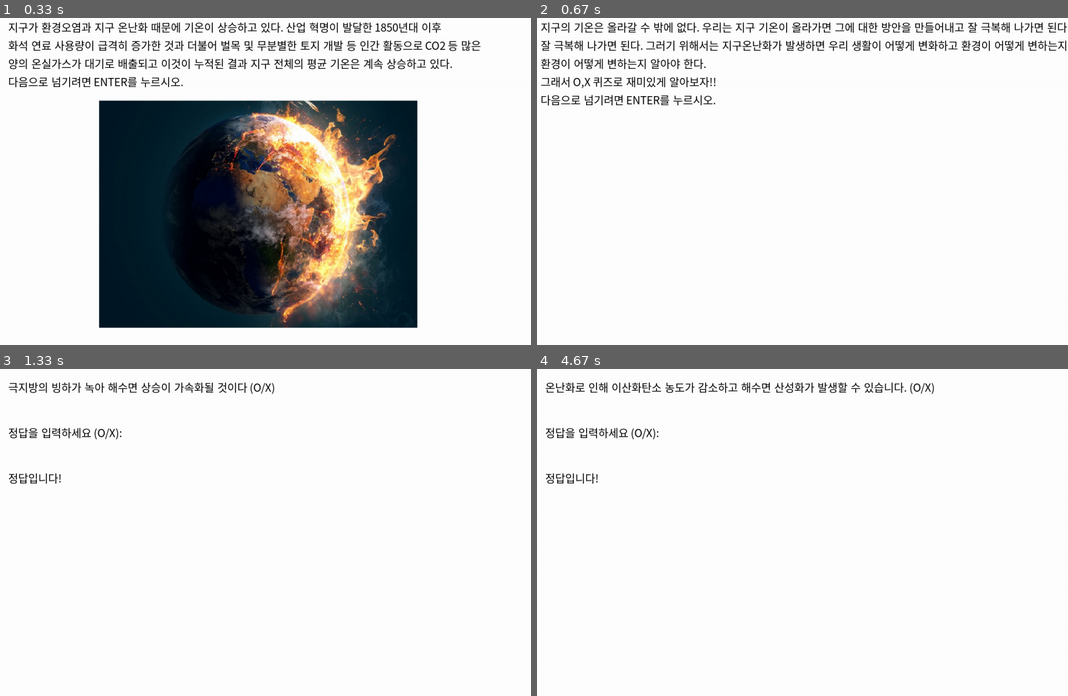
Above: before the commit, frames 1-4 (two rows, left to right).
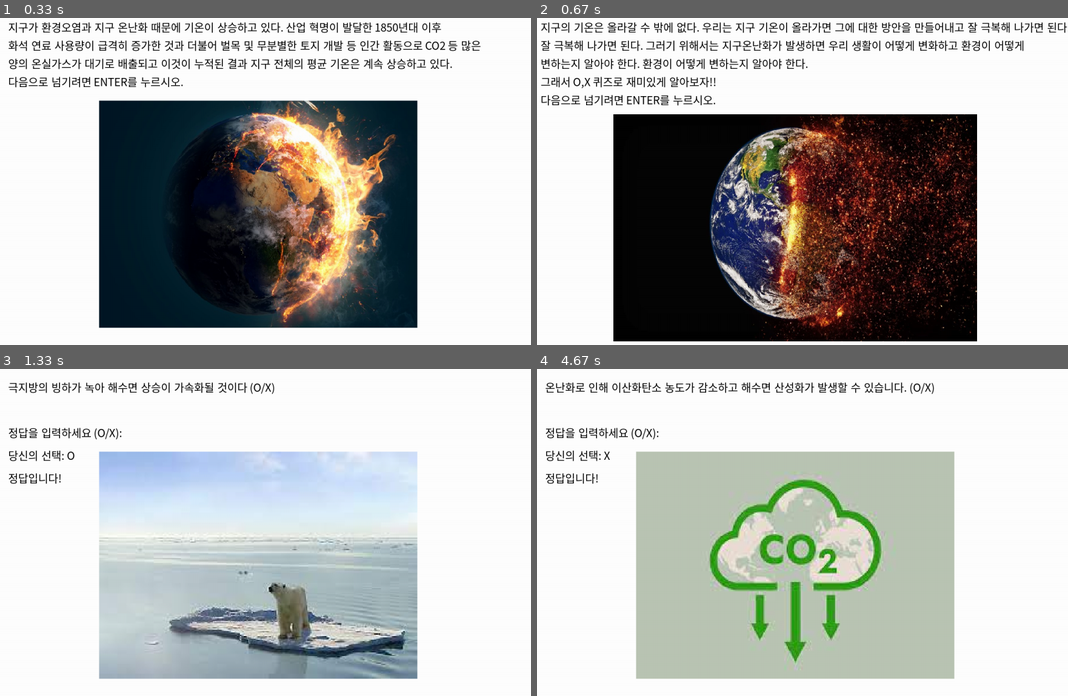
Above: after the commit, the same moments.

Repository: redstone1225/codeplay
Game: pygame game, started from ai_project/climate_crisis/game.py
Same seed, same stepped clock (60 frames per second), same inputs: the game is played once before the commit and once after it.
Inputs:
- Up to frame 1 (0.33 s): no input
- Up to frame 2 (0.67 s): tap Enter at 0.33 s
- Up to frame 3 (1.33 s): hold Enter 0.67-1.13 s; tap O at 1.17 s
- Up to frame 4 (4.67 s): tap X at 2.5, 3.4, 3.7 s

Frame 1 is identical in both runs. In frame 2, 48% of the frame differs, in the area x 0-100%, y 6-99%; in frame 3, 40%; in frame 4, 42%.

Commit message:
2/17 기후위기 ox퀴즈 완성

Diff:
--- a/ai_project/climate_crisis/game.py
+++ b/ai_project/climate_crisis/game.py
@@ -8,7 +8,9 @@
 # 한글 폰트 설정
 font_path = "ai_project/climate_crisis/src/NanumGothicEco.ttf"  # 여기에 사용하고자 하는 폰트 파일의 경로를 입력하세요
 font_size = 24
+font_size2 = 40
 font = pygame.font.Font(font_path, font_size)
+font2 = pygame.font.Font(font_path, font_size2)
 
 # 색깔 정의
 WHITE = (255, 255, 255)
@@ -21,6 +23,10 @@
 
 def draw_text(text, color, position):
     text_surface = font.render(text, True, color)
+    screen.blit(text_surface, position)
+
+def draw_text2(text, color, position):
+    text_surface = font2.render(text, True, color)
     screen.blit(text_surface, position)
 
 def display_intro():
@@ -56,16 +62,16 @@
 
     # 두 번째 텍스트 및 이미지 표시
     draw_text("지구의 기온은 올라갈 수 밖에 없다. 우리는 지구 기온이 올라가면 그에 대한 방안을 만들어내고 잘 극복해 나가면 된다.", BLACK, (40, 30))
-    draw_text("잘 극복해 나가면 된다. 그러기 위해서는 지구온난화가 발생하면 우리 생활이 어떻게 변화하고 환경이 어떻게 변하는지 알아야 한다.", BLACK, (40, 70))
-    draw_text("환경이 어떻게 변하는지 알아야 한다.", BLACK, (40, 110))
+    draw_text("잘 극복해 나가면 된다. 그러기 위해서는 지구온난화가 발생하면 우리 생활이 어떻게 변화하고 환경이 어떻게", BLACK, (40, 70))
+    draw_text("변하는지 알아야 한다. 환경이 어떻게 변하는지 알아야 한다.", BLACK, (40, 110))
     draw_text("그래서 O,X 퀴즈로 재미있게 알아보자!!", BLACK, (40, 150))
     draw_text("다음으로 넘기려면 ENTER를 누르시오.", BLACK, (40, 190))
 
-    image_path2 = 'ai_project/climate_crisis/src/bg2.png'  # 두 번째 이미지 파일의 경로를 입력하세요
+    image_path2 = 'ai_project/climate_crisis/src/img.png'  # 두 번째 이미지 파일의 경로를 입력하세요
     if os.path.exists(image_path2):
         original_image2 = pygame.image.load(image_path2)
-        resized_image2 = pygame.transform.scale(original_image2, (700, 500))  # 원하는 크기로 조절
-        screen.blit(resized_image2, (250, 210))  # 이미지 위치 조절
+        resized_image2 = pygame.transform.scale(original_image2, (800, 500))  # 원하는 크기로 조절
+        screen.blit(resized_image2, (200, 240))  # 이미지 위치 조절
 
     pygame.display.flip()
 
@@ -103,19 +109,21 @@
 def play_game():
     score = 0
 
-    questions = [
-        ("극지방의 빙하가 녹아 해수면 상승이 가속화될 것이다 (O/X)", "O"),
-        ("해안가에 상어가 더 많이 출몰할 것이다. (O/X)", "O"),
-        ("인간이 체온 조절 능력을 잃을 것이다. (O/X)", "O"),
-        ("온난화로 인해 이산화탄소 농도가 감소하고 해수면 산성화가 발생할 수 있습니다. (O/X)", "X"),
+
+    questions_with_images = [
+        ("극지방의 빙하가 녹아 해수면 상승이 가속화될 것이다 (O/X)", "O", "ai_project/climate_crisis/src/ekdnsfhem.jpg"),
+        ("해안가에 상어가 더 많이 출몰할 것이다. (O/X)", "O", "ai_project/climate_crisis/src/shark.jpg"),
+        ("인간이 체온 조절 능력을 잃을 것이다. (O/X)", "O", "ai_project/climate_crisis/src/Heal control.png"),
+        ("온난화로 인해 이산화탄소 농도가 감소하고 해수면 산성화가 발생할 수 있습니다. (O/X)", "X", "ai_project/climate_crisis/src/co2.jpg"),
         # 감소 하는게 아니다
-        ("온도 상승으로 인해 작물의 생육에 부정적인 영향을 미칠 수 있다.(O/X)", "O"),
-        ("폭염, 폭우 같은 극단적인 이상 기후로 홍수나 산사태 등 자연재해가 빈번하게 발생할 것이다. (O/X)", "O"),
-        ("새로운 생물이 나와 생물 종이 더 다양해 질 것이다. (O/X)", "X"),
+        ("온도 상승으로 인해 작물의 생육에 부정적인 영향을 미칠 수 있다.(O/X)", "O", "ai_project/climate_crisis/src/2222.png"),
+        ("폭염, 폭우 같은 극단적인 이상 기후로 홍수나 산사태 등 자연재해가 빈번하게 발생할 것이다. (O/X)", "O", "ai_project/climate_crisis/src/3333.jpg"),
+        ("새로운 생물이 나와 생물 종이 더 다양해 질 것이다. (O/X)", "X", "ai_project/climate_crisis/src/species.png"),
         # 새로운 종이 나오지만 멸종하는 종이 더 많기 때문에 다양해지지 않는다
     ]
+    num_questions = len(questions_with_images)
 
-    for question, correct_answer in questions:
+    for question_text, correct_answer, image_path in questions_with_images:
         user_answer = None
         while user_answer not in ['O', 'X']:
             for event in pygame.event.get():
@@ -128,9 +136,18 @@
                     elif event.key == pygame.K_x:
                         user_answer = 'X'
 
+            # 화면을 청소하고 새로운 문제와 이미지를 표시합니다.
             screen.fill(WHITE)
-            draw_text(question, BLACK, (50, 50))
+            draw_text(question_text, BLACK, (50, 50))
+            draw_image(image_path, (250, 210))
             draw_text("정답을 입력하세요 (O/X):", BLACK, (50, 150))
+
+            # 사용자가 선택한 답변을 화면에 표시합니다.
+            if user_answer == 'O':
+                draw_text("당신의 선택: O", BLACK, (50, 200))
+            elif user_answer == 'X':
+                draw_text("당신의 선택: X", BLACK, (50, 200))
+
             pygame.display.flip()
 
         if user_answer == correct_answer:
@@ -143,9 +160,22 @@
 
         time.sleep(1)
 
-    draw_text(f"게임 종료! 총 {score}/{len(questions)} 문제를 맞추셨습니다.", BLACK, (50, 300))
+    # 화면을 청소하고 최종 점수를 표시합니다.
+    screen.fill(WHITE)
+    if score == num_questions:
+        draw_text2(f"게임 종료! 축하합니다! 모든 문제를 맞추셨습니다.", BLACK, (200, 80))
+        draw_image("ai_project/climate_crisis/src/healthy earth.jpg", (250, 150))
+    else:
+        draw_text2(f"게임 종료! {score}/{num_questions} 문제를 맞추셨습니다.", BLACK, (280, 80))
+        draw_image("ai_project/climate_crisis/src/melt earth.jpg", (250, 150))
     pygame.display.flip()
     time.sleep(2)
+
+def draw_image(image_path, position):
+    if os.path.exists(image_path):
+        original_image = pygame.image.load(image_path)
+        resized_image = pygame.transform.scale(original_image, (700, 500))  # 이미지 크기 조절
+        screen.blit(resized_image, position)
 
 if __name__ == "__main__":
     display_intro()
--- a/ai_project/storytelling/story.py
+++ b/ai_project/storytelling/story.py
@@ -1,7 +1,7 @@
 import pygame
 import sys
 
-# 파이게임 초기화
+# 파이게임 초기화``
 pygame.init()
 
 # 창 크기 설정
Binary file added: ai_project/climate_crisis/src/2222.png
Binary file added: ai_project/climate_crisis/src/3333.jpg
Binary file added: ai_project/climate_crisis/src/Heal control.png
Binary file added: ai_project/climate_crisis/src/co2.jpg
Binary file added: ai_project/climate_crisis/src/ekdnsfhem.jpg
Binary file added: ai_project/climate_crisis/src/healthy earth.jpg
Binary file added: ai_project/climate_crisis/src/img.png
Binary file added: ai_project/climate_crisis/src/melt earth.jpg
Binary file added: ai_project/climate_crisis/src/shark.jpg
Binary file added: ai_project/climate_crisis/src/species.png
